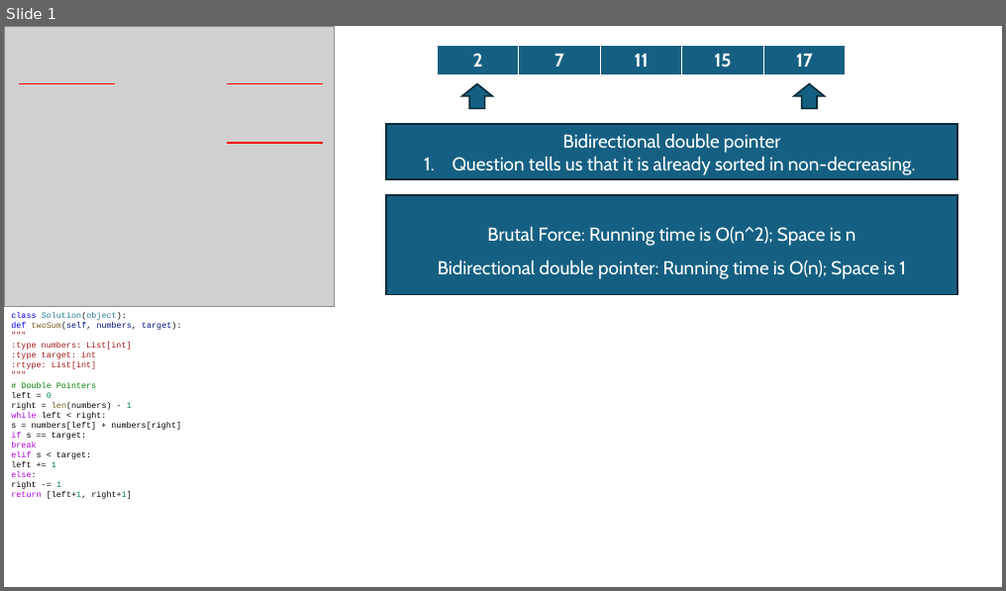
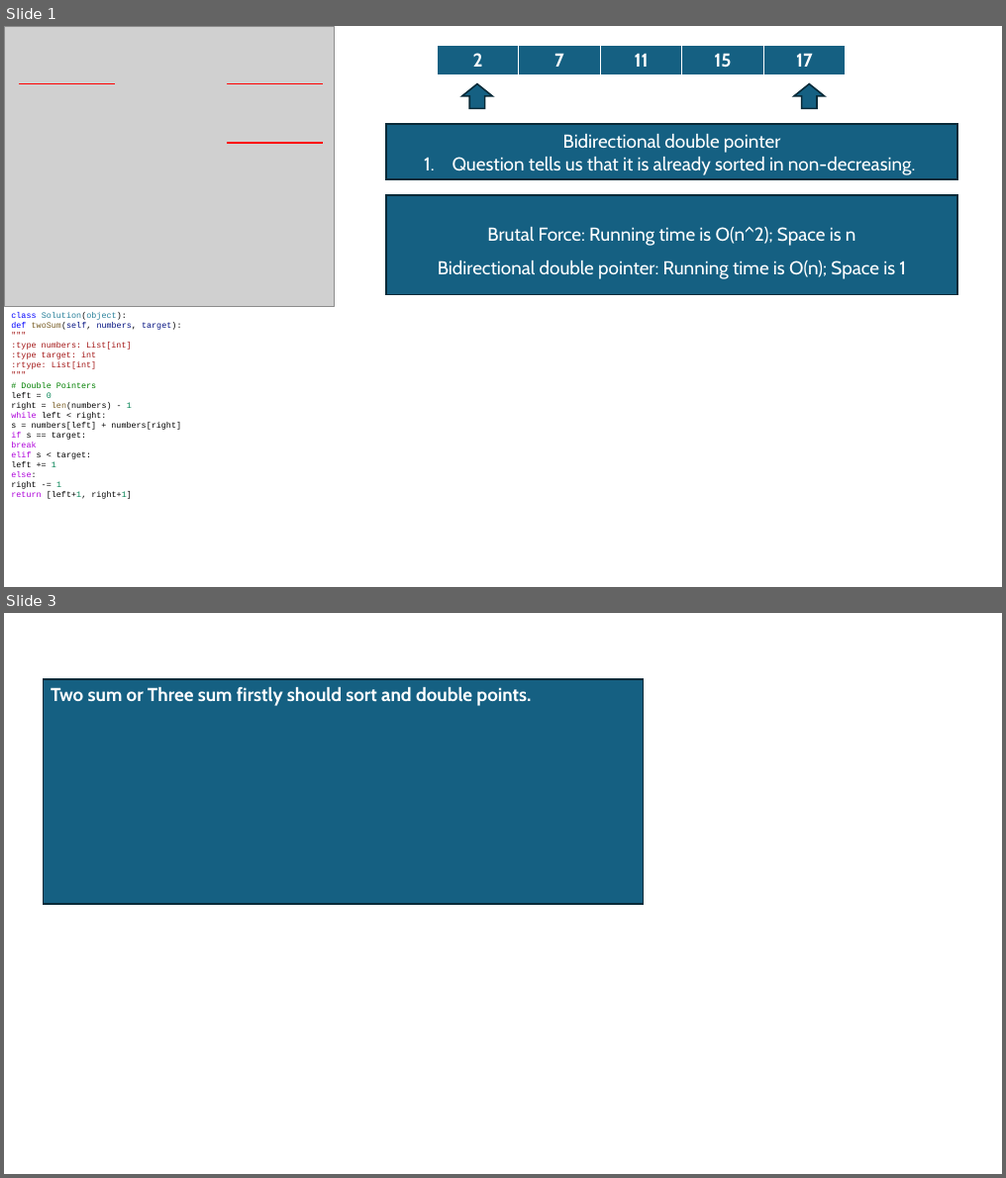
Before and after one commit to OnetoTommy/Program-Structure-Algorithms-, a slide deck: Leetcode/SB_Week01.pptx. Shown one above the other, each under a label of ours: slide 1 before the commit, slides 1 and 3 after it; the slides between them are not shown. The pictures are 1006x591 and 1006x1178 pixels, drawn with LibreOffice and Linux fonts; fonts in the diff are those of the drawing; grey boxes stand for pictures. Boxes give left, top, right and bottom in pixels: in the first picture for what was removed or moved away, otherwise in the second. Text is boxed around its words. In the diff, an @@ line names an element or a change of style, - is before the commit and + after.

```diff
--- a/Leetcode/SB_Week01.pptx
+++ b/Leetcode/SB_Week01.pptx
@@ slide 3 added at [4,613,1002,1174], background #FFFFFF @@
@@ rectangle added at [43,679,643,904], fill #156082, outline #092A39 1.5 pt, 18 pt, text #FFFFFF, bold @@
+Two sum or Three sum firstly should sort and double points.
```
Also in this commit, not shown: 1 slide changed, 2 other slides added, 2 other files.
